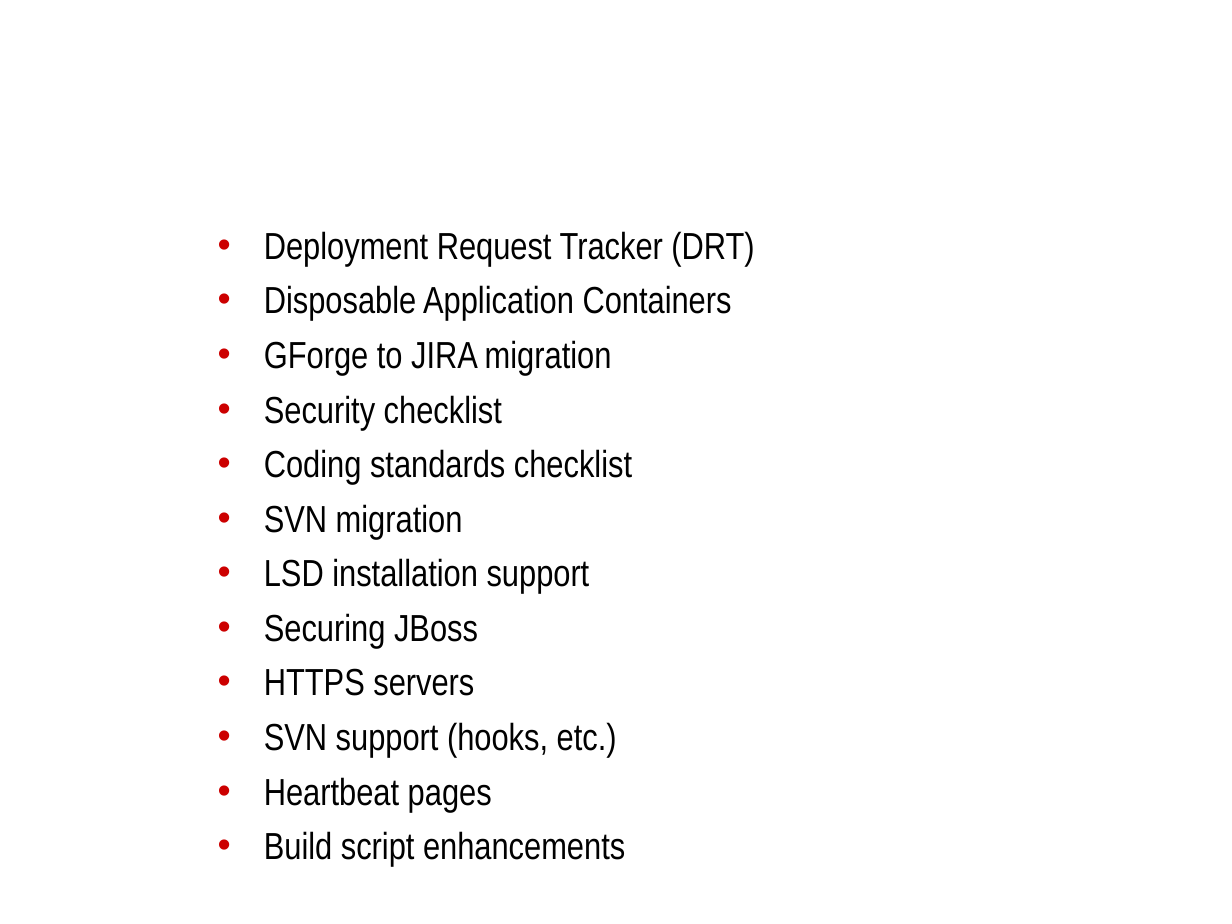
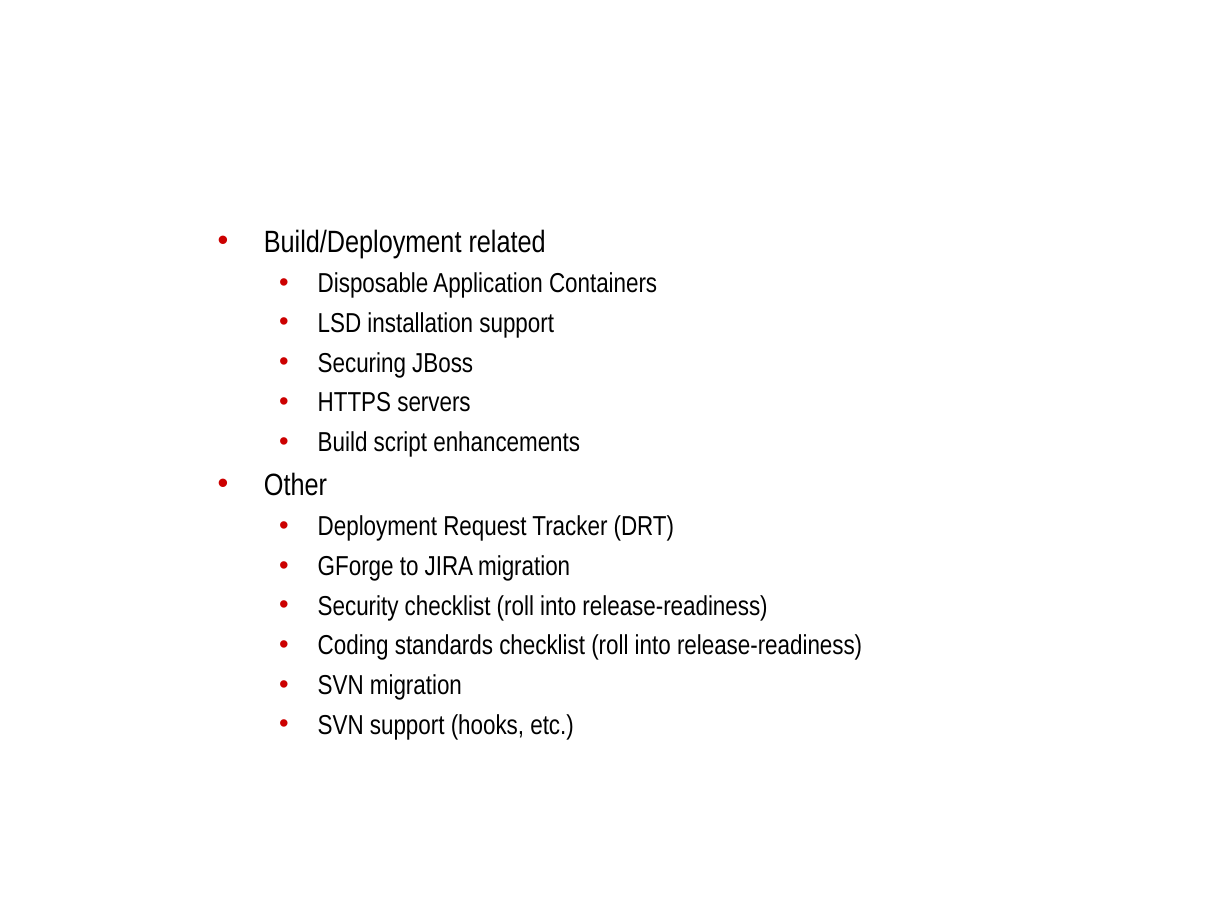
Before and after one commit to NCIP/automation, a slide deck: slide 9 of docs/roadmap/bda-rollout.ppt. Drawn at 1232x924 pixels with LibreOffice and Linux fonts; fonts in the diff are those of the drawing; background and template pictures are left out. Boxes give left, top, right and bottom in pixels: in the first picture for what was removed or moved away, otherwise in the second. Text is boxed around its words. In the diff, an @@ line names an element or a change of style, - is before the commit and + after.

```diff
--- a/docs/roadmap/bda-rollout.ppt
+++ b/docs/roadmap/bda-rollout.ppt
@@ text at box(264, 229, 546, 258): text changed; size 22 to 18 pt @@
-• Deployment Request Tracker (DRT)
+• Build/Deployment related
@@ text at box(318, 272, 657, 739): size 22 to 16 pt in "Disposable Application Containers", "LSD installation support", "Securing JBoss", "HTTPS servers" and 1 more places; list level 1 to 2 in "Disposable Application Containers"; list level 1 to 2 in "LSD installation support"; list level 1 to 2 in "Securing JBoss"; list level 1 to 2 in "HTTPS servers"; list level 1 to 2 in "SVN support (hooks, etc.)" @@
@@ text at box(264, 340, 632, 540): paragraphs removed @@
-• GForge to JIRA migration
-• Security checklist
-• Coding standards checklist
-• SVN migration
@@ text at box(264, 431, 862, 699): paragraphs added @@
+  • Build script enhancements
+• Other
+  • Deployment Request Tracker (DRT)
+  • GForge to JIRA migration
+  • Security checklist (roll into release-readiness)
+  • Coding standards checklist (roll into release-readiness)
+  • SVN migration
@@ text at box(264, 777, 625, 867): paragraphs removed @@
-• Heartbeat pages
-• Build script enhancements
```
Also in this commit, not shown: 4 other slides changed, 1 slide removed, 1 other file.
